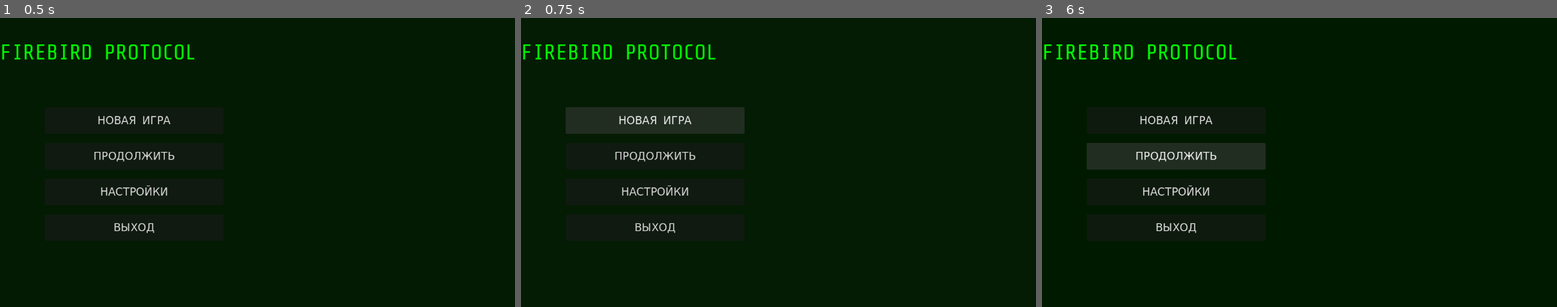
Above: before the commit, frames 1-3 (left to right).
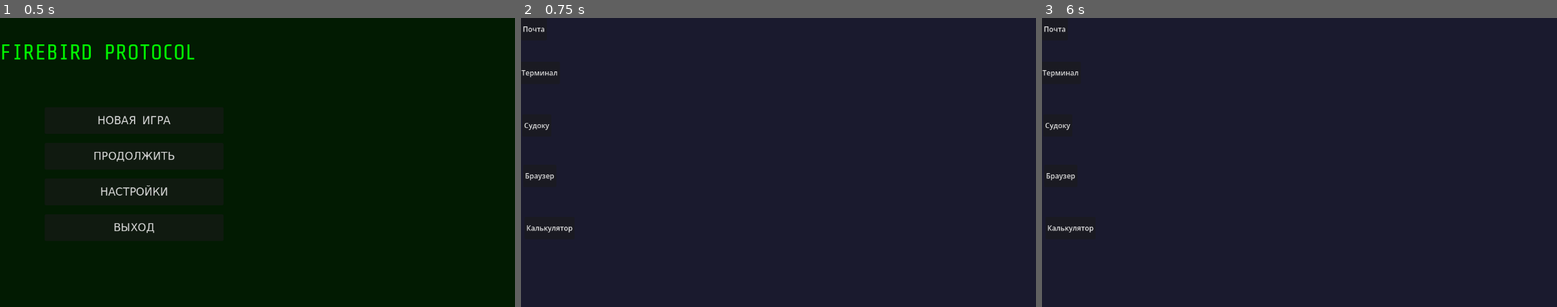
Above: after the commit, the same moments.

Repository: shabalingv-rgb/firebird-protocol
Game: Godot game, scene res://scenes/main_menu/main_menu.tscn.tscn
The game is run twice, just before and just after one commit, with the same random seed, the same clock (stepped at 60 frames per second) and the same inputs.
Inputs (mouse positions are in pixels of both pictures, inside the frame that each line leads up to):
- Up to frame 1 (0.5 s): no input
- Up to frame 2 (0.75 s): click "НОВАЯ ИГРА" at 0.5 s
- Up to frame 3 (6 s): click (1057, 29) at 1.25 s, where only the run after the commit has a clickable "Почта"; click (1062, 72) at 2 s, where only the run after the commit has a clickable "Терминал"; click (1057, 124) at 2.75 s, where only the run after the commit has a clickable "Судоку"; click (1062, 176) at 3.5 s, where only the run after the commit has a clickable "Браузер"; click (1072, 228) at 4.25 s, where only the run after the commit has a clickable "Калькулятор"; click (1175, 119) at 5 s, where only the run before the commit has a clickable "НОВАЯ ИГРА"; click (1175, 156) at 5.75 s, where only the run before the commit has a clickable "ПРОДОЛЖИТЬ"

Frame 1 is identical in both runs. In frame 2, 97% of the frame differs, in the area x 0-100%, y 0-100%; in frame 3, 97%.

Commit message:
Add desktop scene with icons layout
Добавил сцену с экраном и базовые кнопки.

Diff:
--- /dev/null
+++ b/scenes/desktop/desktop.gd
@@ -0,0 +1 @@
+extends Control
--- /dev/null
+++ b/scenes/desktop/desktop.tscn
@@ -0,0 +1,75 @@
+[gd_scene format=3 uid="uid://cckuejacqg8c1"]
+
+[ext_resource type="Script" uid="uid://cplkbxydeo0cp" path="res://scenes/desktop/desktop.gd" id="1_75vvj"]
+
+[node name="Desktop" type="Control" unique_id=1994708423]
+layout_mode = 3
+anchors_preset = 15
+anchor_right = 1.0
+anchor_bottom = 1.0
+grow_horizontal = 2
+grow_vertical = 2
+script = ExtResource("1_75vvj")
+
+[node name="Background" type="ColorRect" parent="." unique_id=1210441409]
+layout_mode = 1
+anchors_preset = 15
+anchor_right = 1.0
+anchor_bottom = 1.0
+grow_horizontal = 2
+grow_vertical = 2
+color = Color(0.101960786, 0.101960786, 0.18039216, 1)
+
+[node name="DesktopIcons" type="Control" parent="." unique_id=1435794416]
+anchors_preset = 0
+offset_right = 40.0
+offset_bottom = 40.0
+
+[node name="EmailIcon" type="Button" parent="DesktopIcons" unique_id=2026380193]
+layout_mode = 0
+offset_right = 58.0
+offset_bottom = 50.0
+text = "Почта"
+
+[node name="TerminalIcon" type="Button" parent="DesktopIcons" unique_id=381912034]
+layout_mode = 0
+offset_left = -3.0
+offset_top = 98.0
+offset_right = 87.0
+offset_bottom = 148.0
+text = "Терминал"
+
+[node name="SudokuIcon" type="Button" parent="DesktopIcons" unique_id=1594236972]
+layout_mode = 0
+offset_left = 3.0
+offset_top = 216.0
+offset_right = 68.0
+offset_bottom = 266.0
+text = "Судоку"
+
+[node name="BrowserIcon" type="Button" parent="DesktopIcons" unique_id=185745649]
+layout_mode = 0
+offset_left = 5.0
+offset_top = 329.0
+offset_right = 79.0
+offset_bottom = 379.0
+text = "Браузер"
+
+[node name="CalculatorIcon" type="Button" parent="DesktopIcons" unique_id=1909677202]
+layout_mode = 0
+offset_left = 8.0
+offset_top = 446.0
+offset_right = 120.0
+offset_bottom = 496.0
+text = "Калькулятор"
+
+[node name="NotificationPopup" type="Panel" parent="." unique_id=1869883201]
+visible = false
+layout_mode = 0
+offset_right = 40.0
+offset_bottom = 40.0
+
+[node name="ScreenOverlay" type="TextureRect" parent="." unique_id=564947875]
+layout_mode = 0
+offset_right = 40.0
+offset_bottom = 40.0
--- a/scenes/main_menu/main_menu.gd
+++ b/scenes/main_menu/main_menu.gd
@@ -25,7 +25,7 @@
 	GameState.reset_violations()
 	GameState.current_day = 0
 	# Переход к сцене "Нулевого дня" (пока заглушка)
-	# get_tree().change_scene_to_file("res://scenes/tutorial/day_zero.tscn")
+	get_tree().change_scene_to_file("res://scenes/desktop/desktop.tscn")
 
 func _on_continue_game_pressed():
 	print("Продолжение игры...")
--- /dev/null
+++ b/scenes/tutorial/DayZero_tscn.tscn
@@ -0,0 +1,27 @@
+[gd_scene format=3 uid="uid://c5oteg4ow60e"]
+
+[node name="DayZeroTscn" type="Control" unique_id=1034043025]
+layout_mode = 3
+anchors_preset = 0
+
+[node name="ColorRect" type="ColorRect" parent="." unique_id=1518123261]
+layout_mode = 0
+offset_right = 40.0
+offset_bottom = 40.0
+color = Color(0, 0.101960786, 0, 1)
+
+[node name="Label" type="Label" parent="." unique_id=1920099839]
+layout_mode = 0
+offset_right = 40.0
+offset_bottom = 23.0
+
+[node name="TextEdit" type="TextEdit" parent="." unique_id=778408521]
+layout_mode = 0
+offset_right = 8.0
+offset_bottom = 8.0
+
+[node name="Button" type="Button" parent="." unique_id=2136017919]
+layout_mode = 0
+offset_right = 8.0
+offset_bottom = 8.0
+text = "Проверить ответ"
Not shown, added: scenes/desktop/desktop.gd.uid
